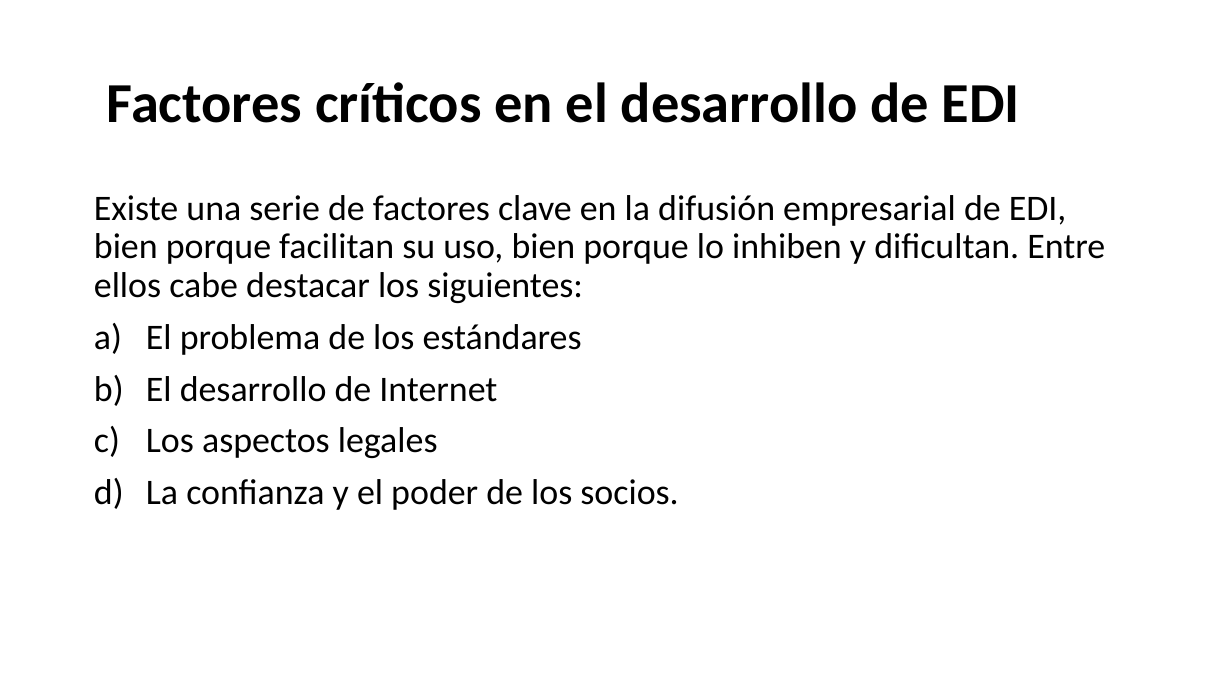
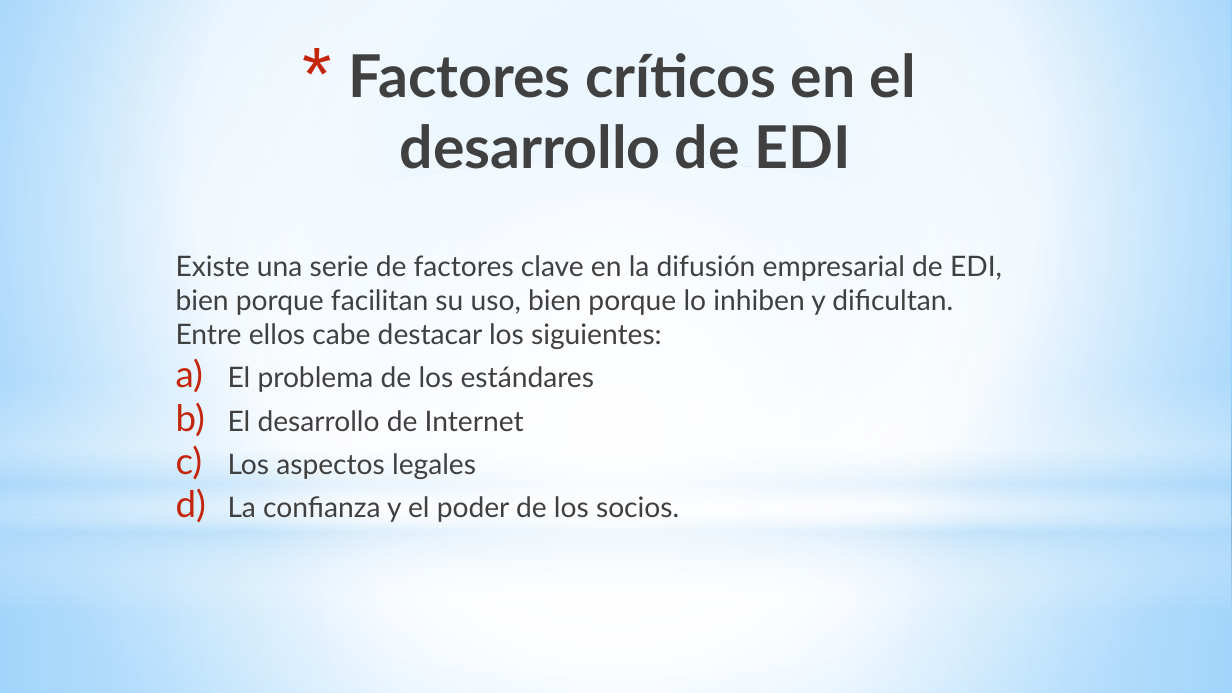
Before and after one commit to Mijaco/personal-files, a slide deck: slide 11 of INTERCAMBIO ELECTRONICO DE DATOS.pptx. Drawn at 1232x693 pixels with LibreOffice and Linux fonts; fonts in the diff are those of the drawing. Boxes give left, top, right and bottom in pixels: in the first picture for what was removed or moved away, otherwise in the second. Text is boxed around its words. In the diff, an @@ line names an element or a change of style, - is before the commit and + after.

```diff
--- a/INTERCAMBIO ELECTRONICO DE DATOS.pptx
+++ b/INTERCAMBIO ELECTRONICO DE DATOS.pptx
@@ background #FFFFFF to gradient #9ED5FF to #FFFFFF to #5BB9FF @@
@@ rectangle added at [0, 0, 1232, 516], fill gradient #FFFFFF to #B4DCFA @@
@@ title "Factores críticos en el desarrollo ...": place and size @@
-title "Factores críticos en el desarrollo ..." at [107, 82, 1020, 123]
+title "Factores críticos en el desarrollo ..." at [349, 53, 916, 169]
@@ title "Factores críticos en el desarrollo ..." at [349, 53, 916, 169]: size 44 to 46 pt, font Calibri to Lato, text colour #000000 to gradient #000000 to #404040 to #212745; alignment left to centre; bullet none to *; line spacing 0.9 to 1; vertical alignment middle to top @@
@@ ellipse added at [0, 162, 1232, 677], fill gradient #FFFFFF @@
@@ text "Existe una serie de factores ...": place and size @@
-text "Existe una serie de factores ..." at [94, 195, 1105, 510]
+text "Existe una serie de factores ..." at [176, 255, 1002, 522]
@@ text "Existe una serie de factores ..." at [176, 255, 1002, 522]: size 28 to 22 pt, font Calibri to Lato, text colour #000000 to #404040; line spacing 0.9 to 1; less space between paragraphs @@
@@ rectangle added at [0, 381, 1232, 612], fill gradient #FFFFFF to #B4DCFA @@
@@ rectangle added at [0, 516, 1232, 693], fill gradient #FFFFFF to #B4DCFA @@
```
Also in this commit, not shown: 7 other slides changed, 3 slides added, 3 slides removed.
